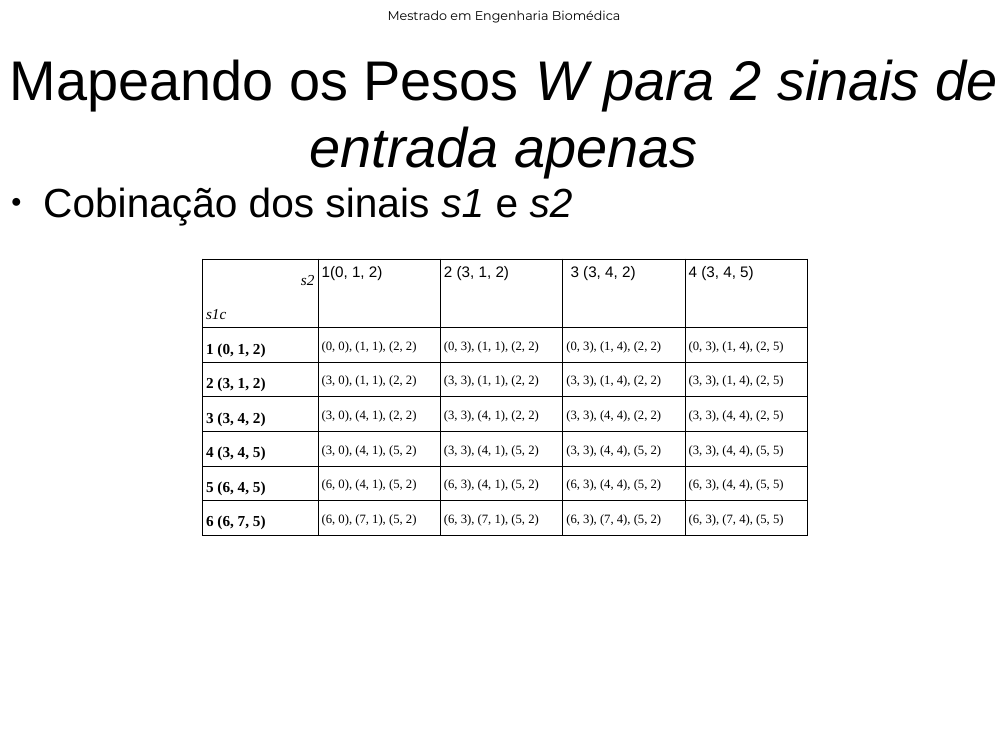
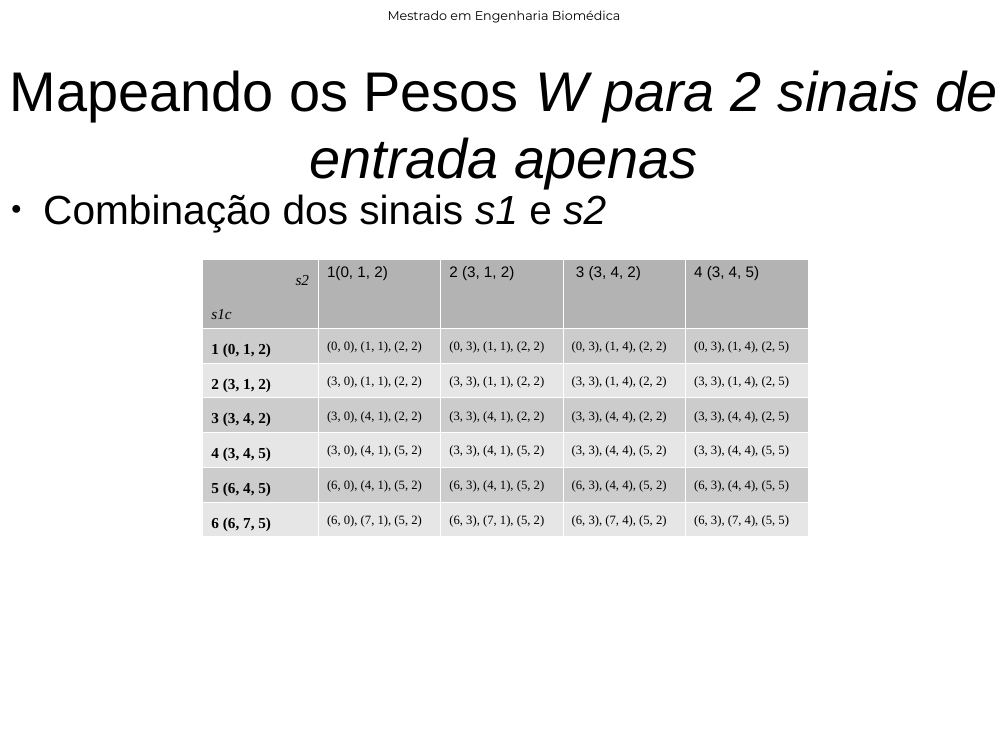
Before and after one commit to rob-nn/dissertation, a slide deck: slide 35 of qualify/qualify.odp (slide 33 before the commit). Drawn at 1008x756 pixels with LibreOffice and Linux fonts; fonts in the diff are those of the drawing; background and template pictures are left out. Boxes give left, top, right and bottom in pixels: in the first picture for what was removed or moved away, otherwise in the second. Text is boxed around its words. In the diff, an @@ line names an element or a change of style, - is before the commit and + after.

```diff
--- a/qualify/qualify.odp
+++ b/qualify/qualify.odp
@@ title "Mapeando os Pesos W para ...": place and size @@
-title "Mapeando os Pesos W para ..." at (10, 59, 997, 177)
+title "Mapeando os Pesos W para ..." at (10, 70, 997, 188)
@@ text at (43, 194, 606, 232): text changed @@
-● Cobinação dos sinais s1 e s2
+● Combinação dos sinais s1 e s2
@@ table at (202, 259, 808, 535) @@
@@ fill none to #B3B3B3 in row 1 @@
@@ fill none to #CCCCCC in 15 cells @@
@@ fill none to #E6E6E6 in 15 cells @@
@@ borders changed @@
```
Also in this commit, not shown: 18 other slides changed, 6 slides added, 18 other files.
